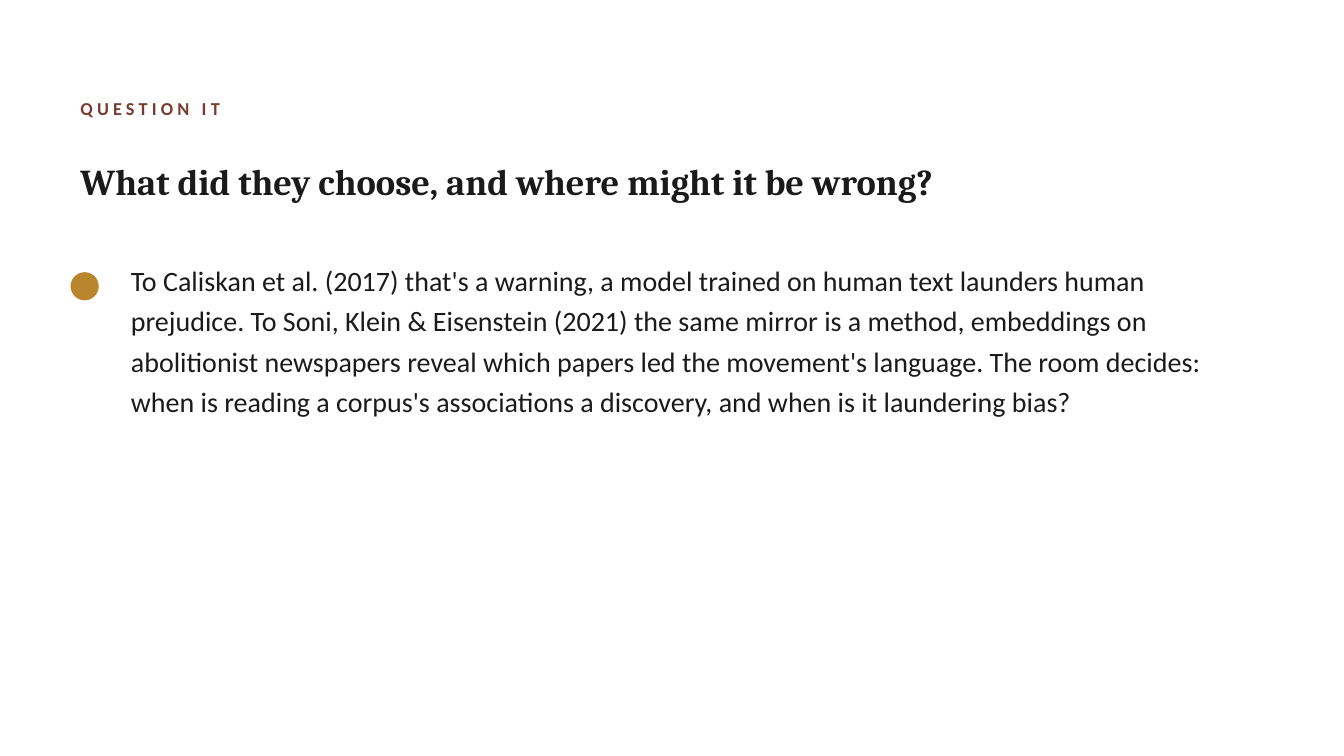
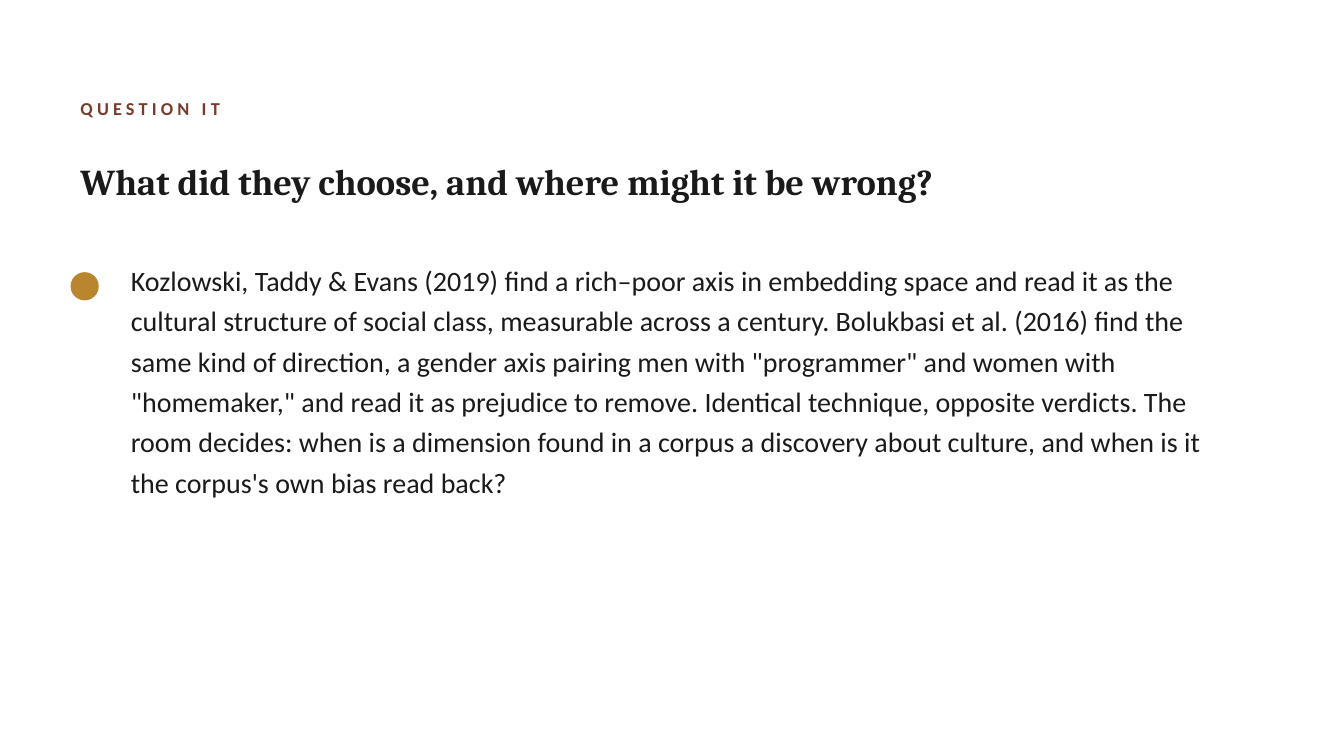
Before and after one commit to lucianli123/culture-as-data-2026, a slide deck: slide 3 of slides/pptx/week-05.pptx. Drawn at 1344x756 pixels with LibreOffice and Linux fonts; fonts in the diff are those of the drawing. Boxes give left, top, right and bottom in pixels: in the first picture for what was removed or moved away, otherwise in the second. Text is boxed around its words. In the diff, an @@ line names an element or a change of style, - is before the commit and + after.

```diff
--- a/slides/pptx/week-05.pptx
+++ b/slides/pptx/week-05.pptx
@@ text at (x1=131, y1=270, x2=1200, y2=498): text changed @@
-To Caliskan et al. (2017) that's a warning, a model trained on human text launders human prejudice. To Soni, Klein & Eisenstein (2021) the same mirror is a method, embeddings on abolitionist newspapers reveal which papers led the movement's language. The room decides: when is reading a corpus's associations a discovery, and when is it laundering bias?
+Kozlowski, Taddy & Evans (2019) find a rich–poor axis in embedding space and read it as the cultural structure of social class, measurable across a century. Bolukbasi et al. (2016) find the same kind of direction, a gender axis pairing men with "programmer" and women with "homemaker," and read it as prejudice to remove. Identical technique, opposite verdicts. The room decides: when is a dimension found in a corpus a discovery about culture, and when is it the corpus's own bias read back?
```
Also in this commit, not shown: 4 other slides changed, 50 other files.
